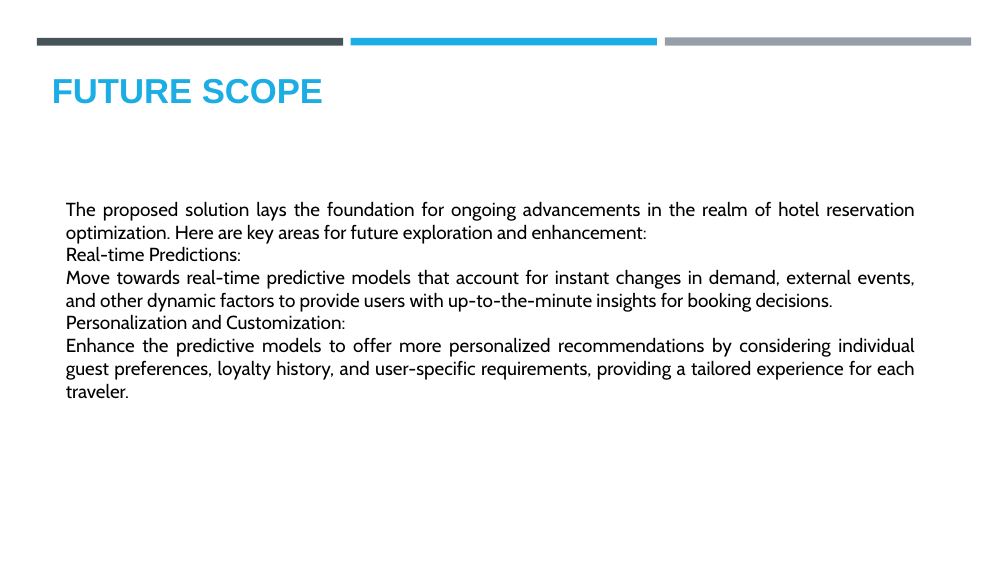
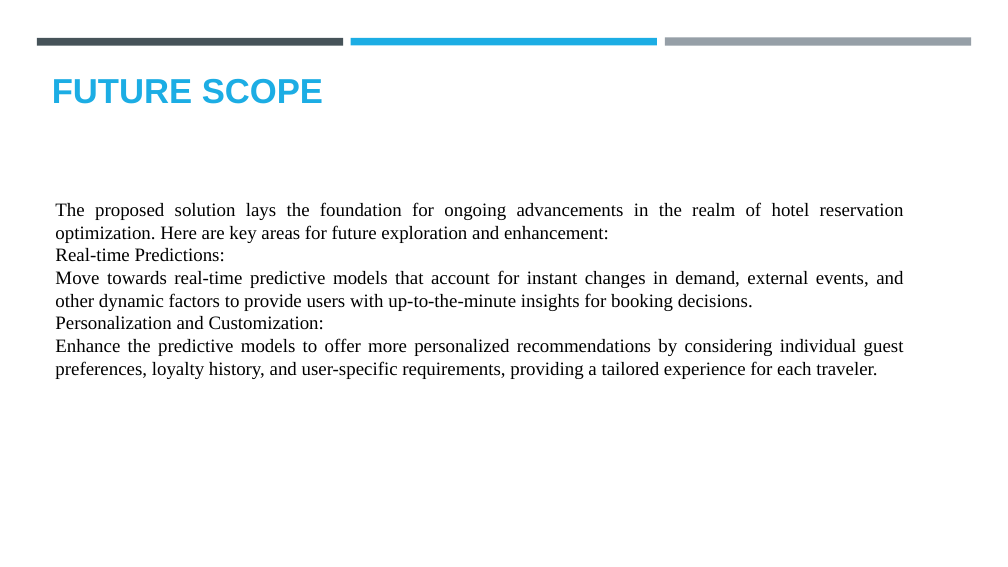
Before and after one commit to Hariharan4006/DATA-SCIENCE, a slide deck: slide 10 of HARIHARAN K.pptx. Drawn at 1008x567 pixels with LibreOffice and Linux fonts; fonts in the diff are those of the drawing; background and template pictures are left out. Boxes give left, top, right and bottom in pixels: in the first picture for what was removed or moved away, otherwise in the second. Text is boxed around its words. In the diff, an @@ line names an element or a change of style, - is before the commit and + after.

```diff
--- a/HARIHARAN K.pptx
+++ b/HARIHARAN K.pptx
@@ text "The proposed solution lays the ...": place and size @@
-text "The proposed solution lays the ..." at [66, 201, 915, 399]
+text "The proposed solution lays the ..." at [55, 202, 904, 379]
@@ text "The proposed solution lays the ..." at [55, 202, 904, 379]: font Cabin to Times New Roman @@
```
Also in this commit, not shown: 6 other slides changed.
